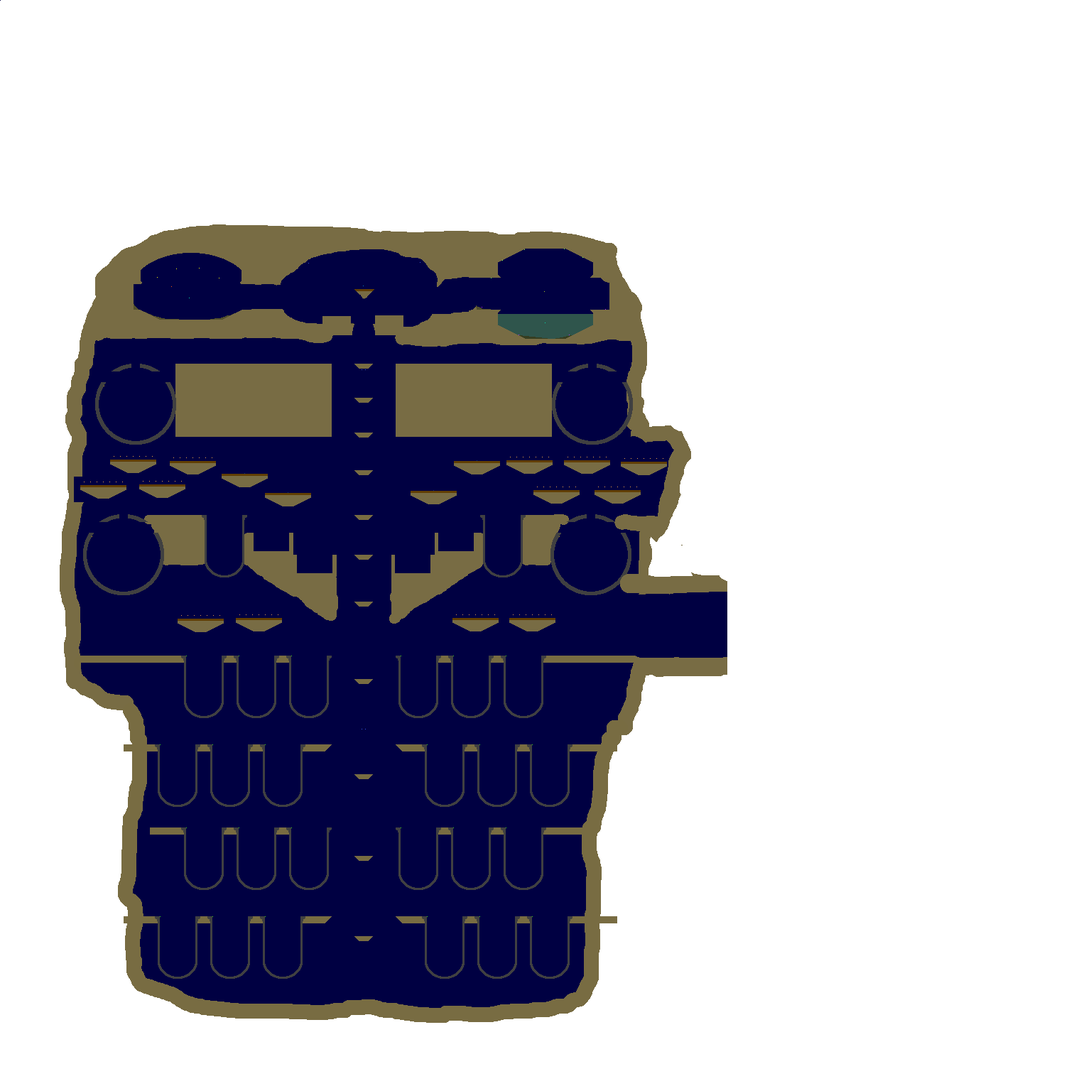
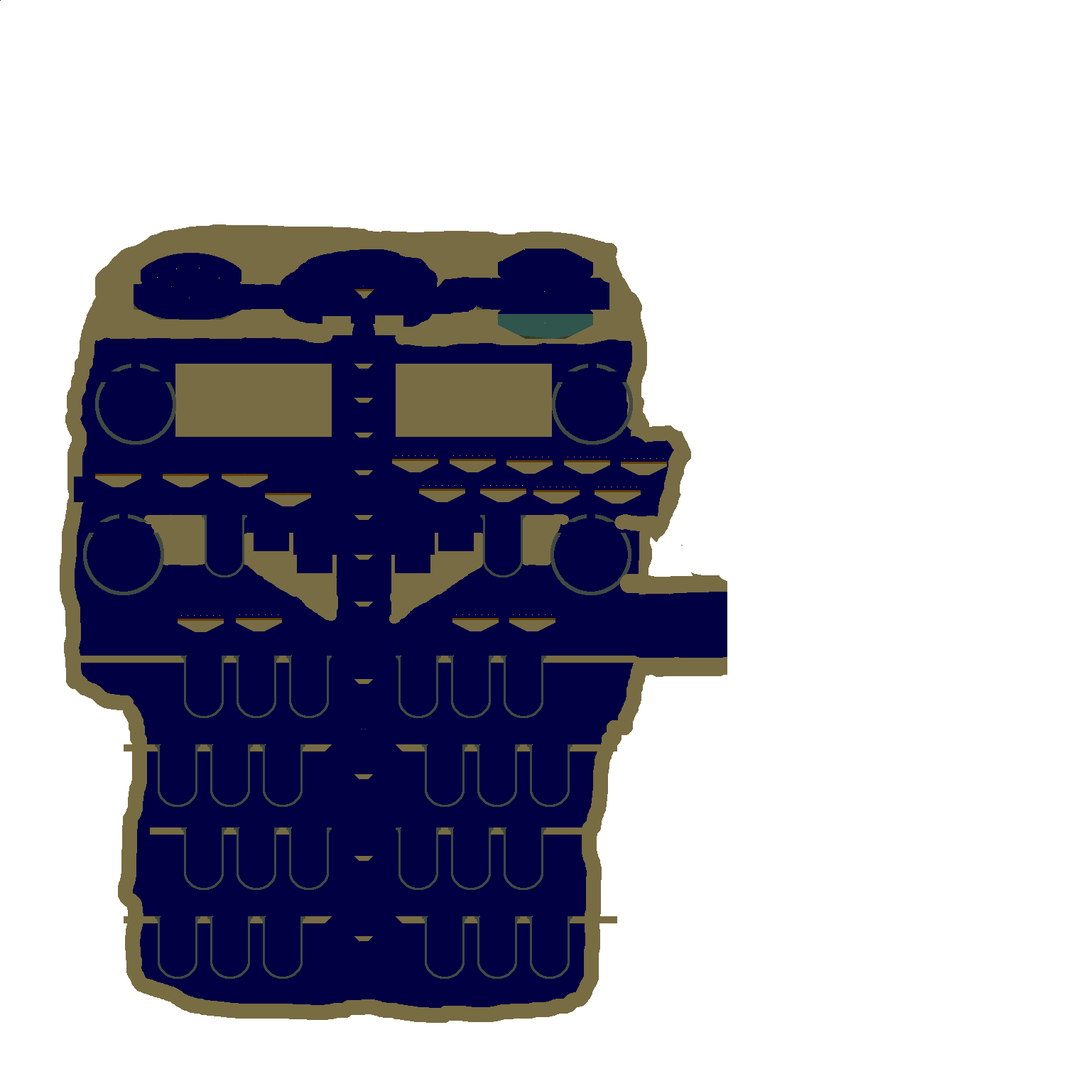
Before/after of a (1091, 1091) layered artwork. What changed in the layer stack:
painted on "Background" over (80, 363, 634, 980)
